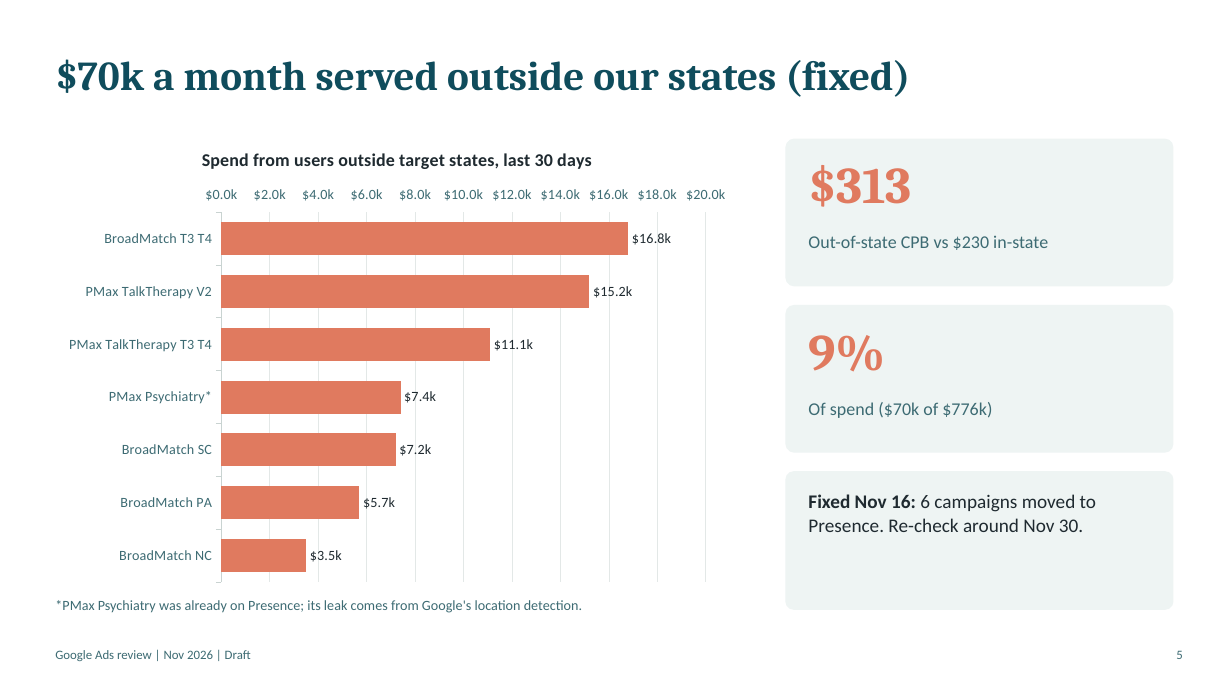
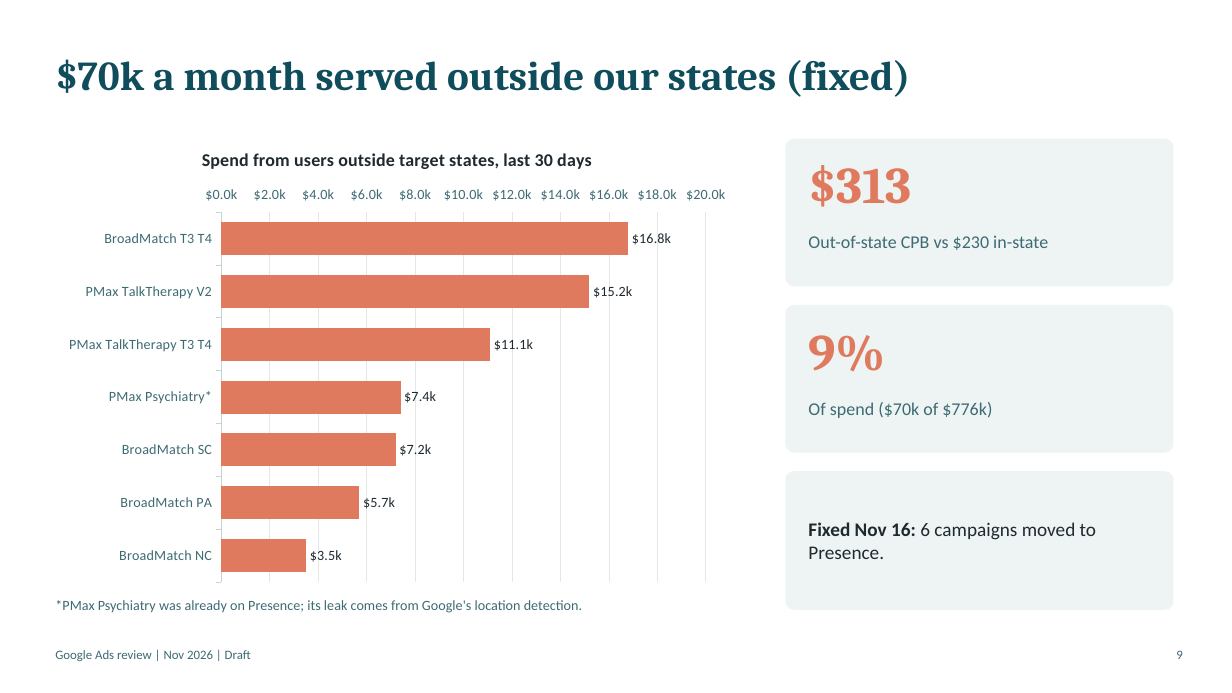
Before and after one commit to tomroberts-thriveworks/paid-media-hub, a slide deck: slide 9 of docs/audit/google-ads-review-nov-2026.pptx (slide 5 before the commit). Drawn at 1232x693 pixels with LibreOffice and Linux fonts; fonts in the diff are those of the drawing. Boxes give left, top, right and bottom in pixels: in the first picture for what was removed or moved away, otherwise in the second. Text is boxed around its words. In the diff, an @@ line names an element or a change of style, - is before the commit and + after.

```diff
--- a/docs/audit/google-ads-review-nov-2026.pptx
+++ b/docs/audit/google-ads-review-nov-2026.pptx
@@ text "Fixed Nov 16: 6 campaigns ..." at [808, 522, 1096, 559]: vertical alignment top to middle @@
@@ text at [808, 522, 1096, 559]: text changed @@
-Fixed Nov 16: 6 campaigns moved to Presence. Re-check around Nov 30.
+Fixed Nov 16: 6 campaigns moved to Presence.
```
Also in this commit, not shown: 5 other slides changed, 8 slides added, 6 slides removed, 2 other files.
